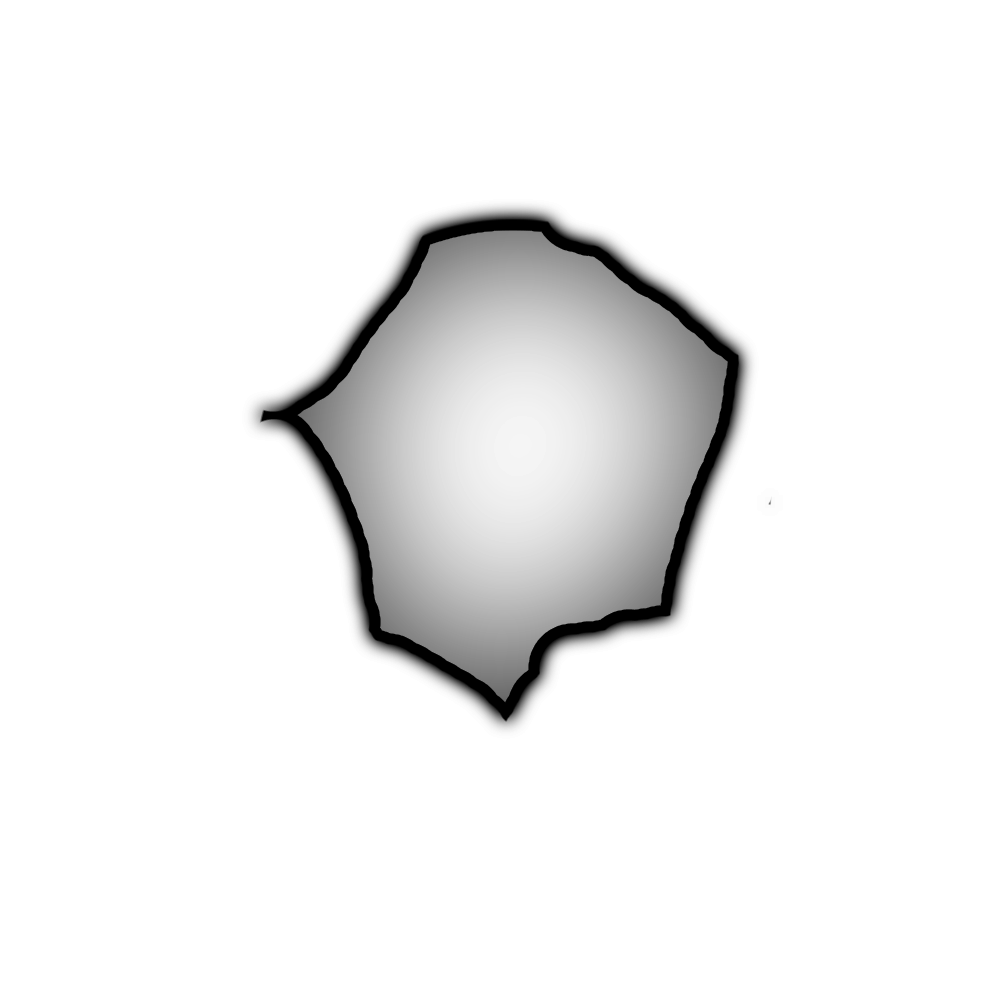
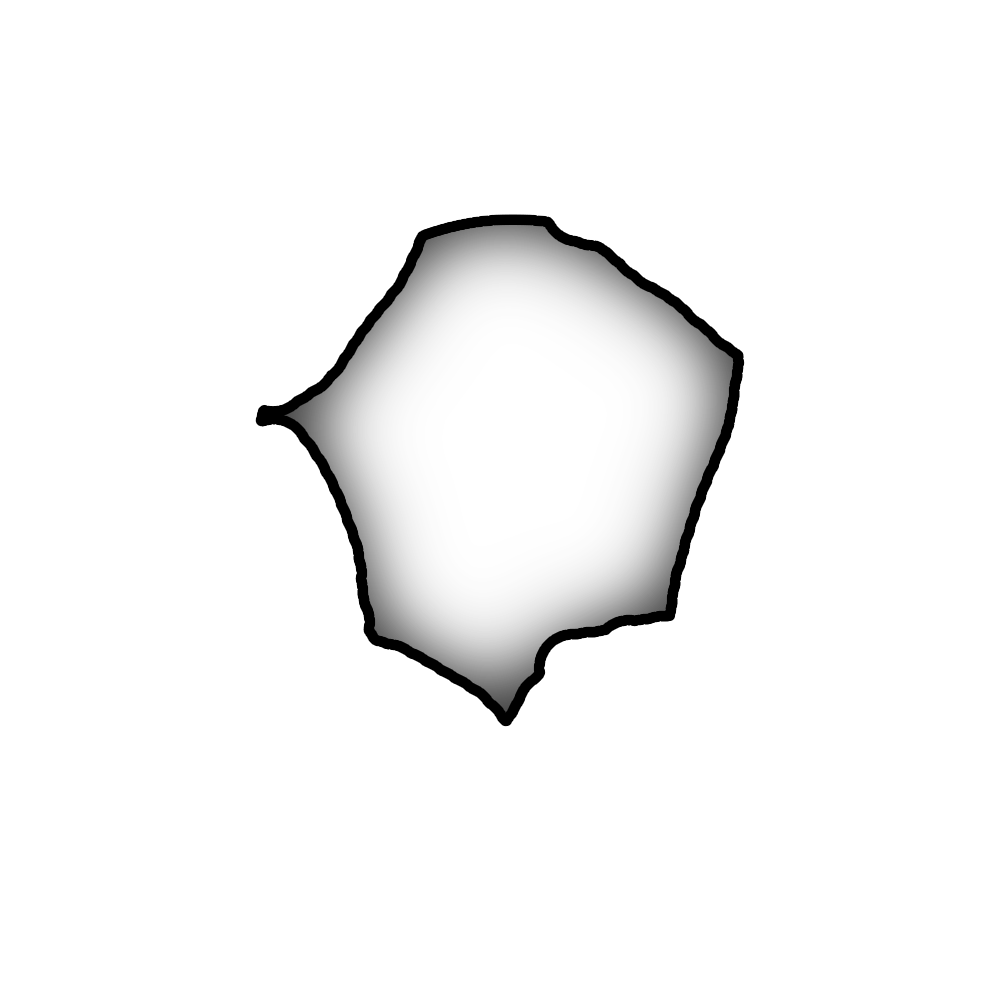
Layered file, before and after one edit (1000x1000). Changes by layer:
painted on "Layer 1" over [768, 496, 772, 506]
